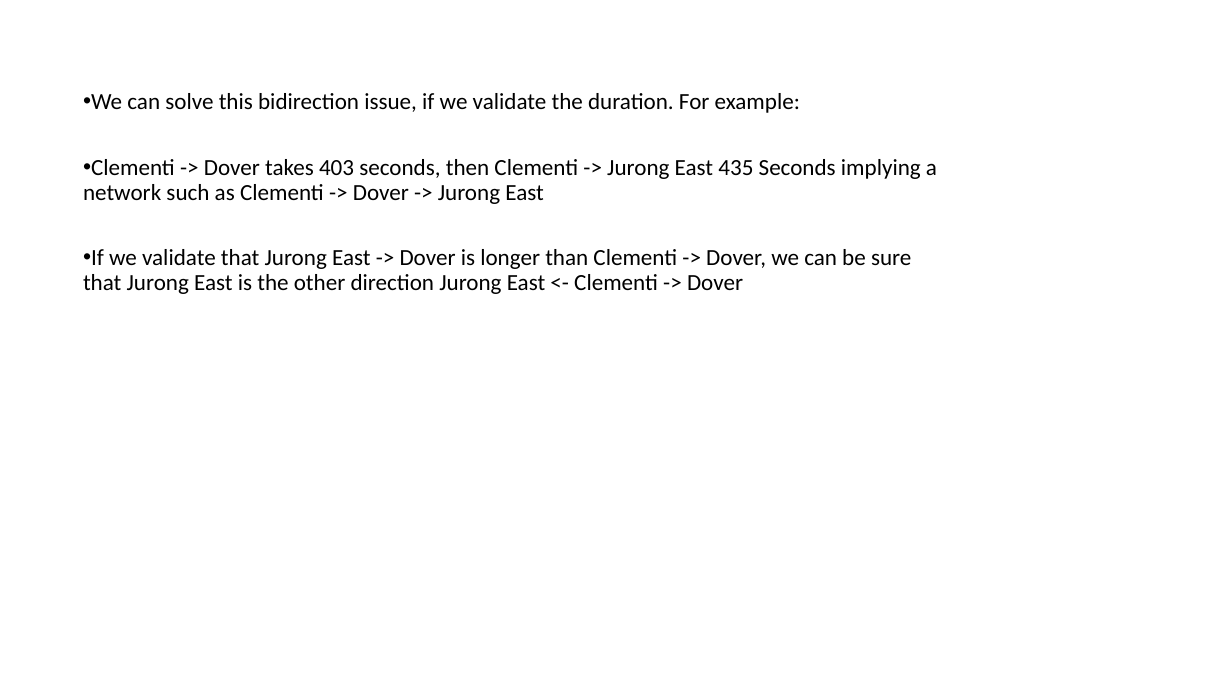
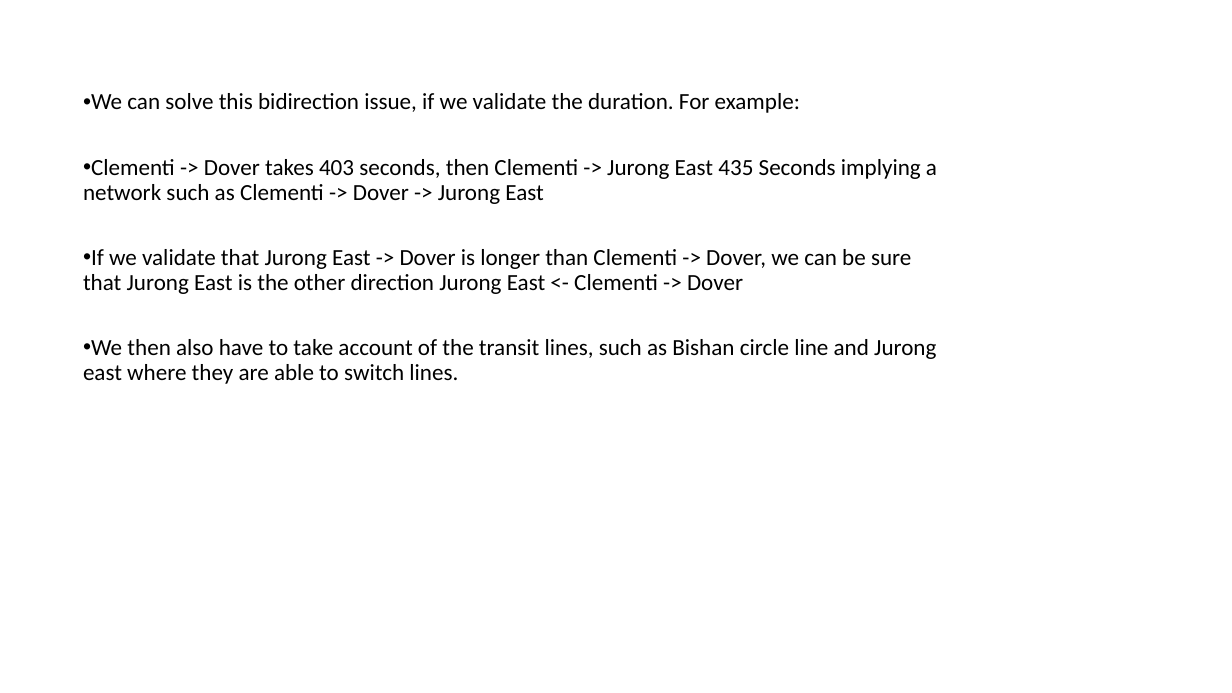
Before and after one commit to hanselblack/GovtTecDataScience, a slide deck: slide 4 of Attempt.pptx. Drawn at 1232x693 pixels with LibreOffice and Linux fonts; fonts in the diff are those of the drawing. Boxes give left, top, right and bottom in pixels: in the first picture for what was removed or moved away, otherwise in the second. Text is boxed around its words. In the diff, an @@ line names an element or a change of style, - is before the commit and + after.

Commit message:
Updated ppt

```diff
--- a/Attempt.pptx
+++ b/Attempt.pptx
@@ text at (x1=83, y1=339, x2=936, y2=384): paragraph added @@
+• We then also have to take account of the transit lines, such as Bishan circle line and Jurong east where they are able to switch lines.
```
Also in this commit, not shown: 1 other file.
